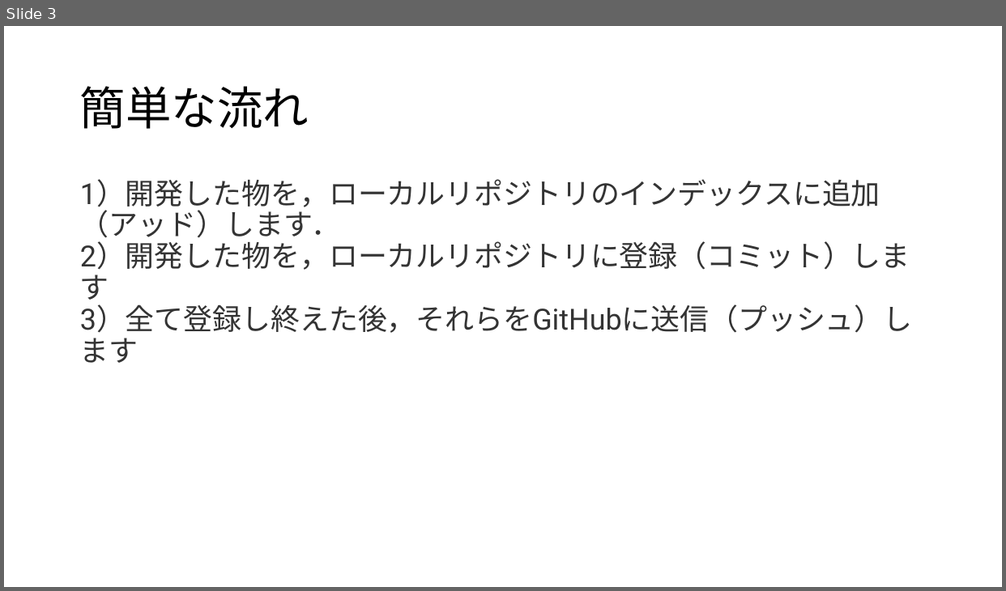
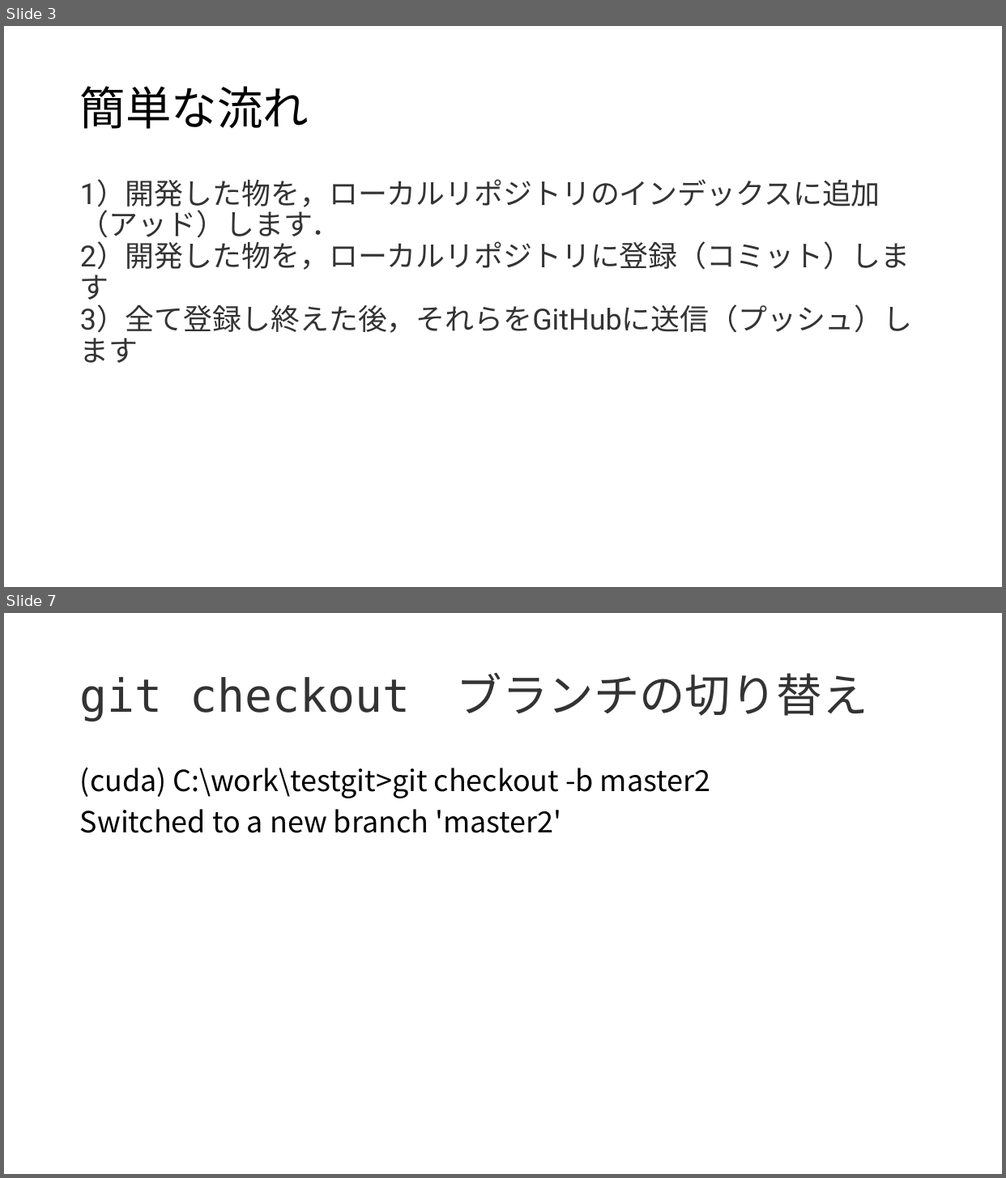
Before and after one commit to githubtarohario/gui, a slide deck: git.pptx. Shown one above the other, each under a label of ours: slide 3 before the commit, slides 3 and 7 after it; the slides between them are not shown. The pictures are 1006x591 and 1006x1178 pixels, drawn with LibreOffice and Linux fonts; fonts in the diff are those of the drawing. Boxes give left, top, right and bottom in pixels: in the first picture for what was removed or moved away, otherwise in the second. Text is boxed around its words. In the diff, an @@ line names an element or a change of style, - is before the commit and + after.

```diff
--- a/git.pptx
+++ b/git.pptx
@@ slide 7 added at (x1=4, y1=613, x2=1002, y2=1174), background #FFFFFF @@
@@ title added at (x1=80, y1=673, x2=868, y2=722), 44 pt, text #333333 @@
+git checkout ブランチの切り替え
@@ text added at (x1=80, y1=767, x2=710, y2=833), 28 pt, text #000000 @@
+(cuda) C:\work\testgit>git checkout -b master2
+Switched to a new branch 'master2'
```
Also in this commit, not shown: 3 slides changed, 5 other slides added, 8 slides removed.
